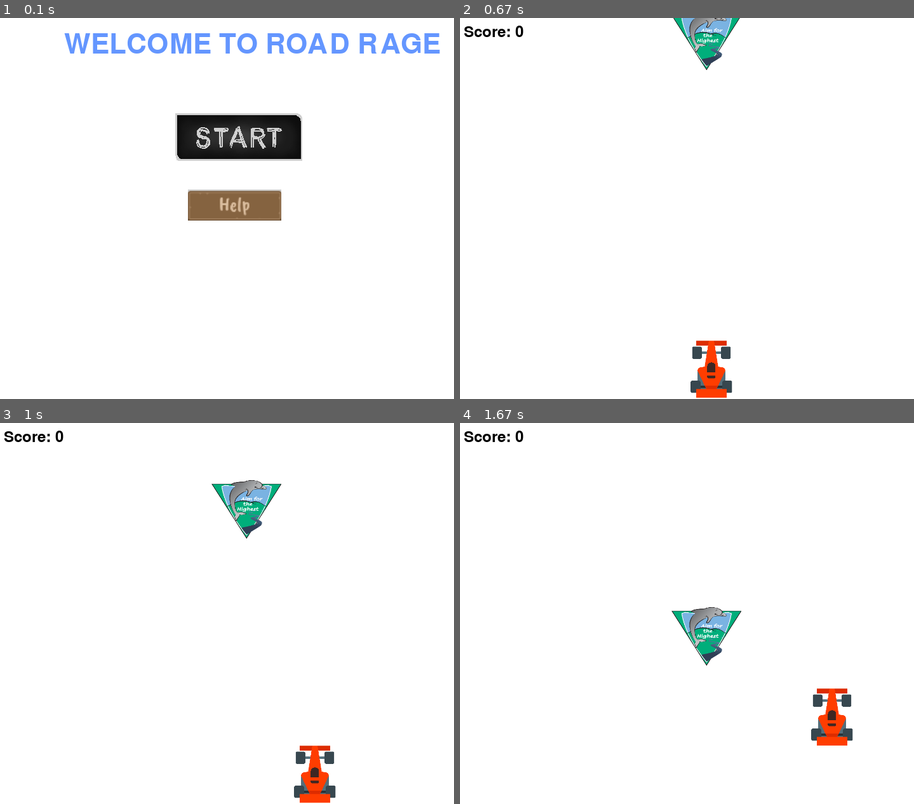
Above: before the commit, frames 1-4 (two rows, left to right).
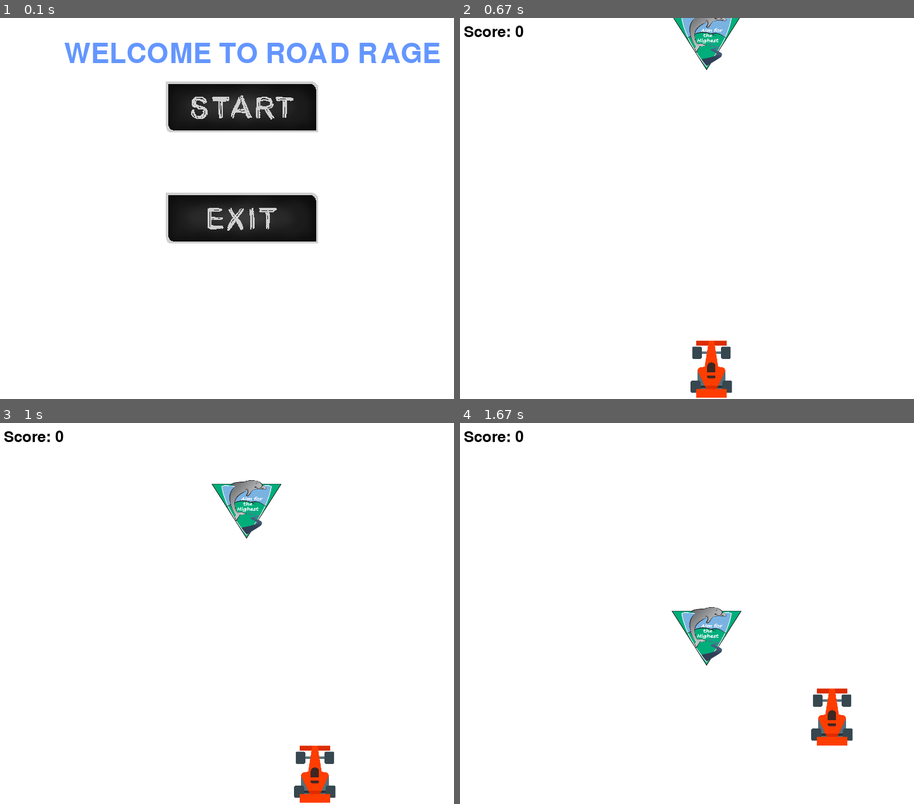
Above: after the commit, the same moments.

Repository: NicoVDT/SDD-AT3
Game: pygame game, started from python game/car game.py
The game is run twice, just before and just after one commit, with the same random seed, the same clock (stepped at 60 frames per second) and the same inputs.
Inputs (mouse positions are in pixels of both pictures, inside the frame that each line leads up to):
- Up to frame 1 (0.1 s): no input
- Up to frame 2 (0.67 s): press the mouse at (700, 105) at 0.37 s; move the mouse to (732, 200) at 0.47 s; release the mouse at (759, 292) at 0.6 s
- Up to frame 3 (1 s): hold Right from 0.67 s (still down); move the mouse to (95, 556) at 0.7 s
- Up to frame 4 (1.67 s): release Right at 1.13 s; hold Up 1.17-1.47 s; hold Right from 1.5 s (still down)

The runs differ from the first frame. In frame 1, 13% of the frame differs, in the area x 14-97%, y 4-60%; in frame 2, nothing differs; in frame 3, nothing differs; in frame 4, nothing differs.

Commit message:
button changes on hover and buton

Diff:
--- a/python game/car game.py
+++ b/python game/car game.py
@@ -21,9 +21,12 @@
 clock = pygame.time.Clock()
 
 # Load the images
-help_button_image = pygame.image.load("helpbutton.png")
-start_game_button = pygame.image.load("Menu Buttons\Large Buttons\Large Buttons\Start Button.png")
-start_game_button_image = pygame.transform.scale(start_game_button, (200, 75))
+exit_button_image = pygame.image.load("Menu Buttons\Large Buttons\Large Buttons\Exit Button.png")
+
+start_game_hover = pygame.image.load("Menu Buttons\Large Buttons\Large Buttons\StartButtonhover.png")
+
+start_game_button_image = pygame.image.load("Menu Buttons\Large Buttons\Large Buttons\Start Button.png")
+
 car_image = pygame.image.load("car.png")
 car_width, car_height = car_image.get_rect().size
 carbomb_image = pygame.image.load("carbomb.png")
@@ -80,19 +83,45 @@
     pygame.mixer.music.play()
 
 class Button():
-    def __init__(self, x, y, image):
-        self.image = image
+    def __init__(self, x, y, image, scale):
+        width = image.get_width()
+        height = image.get_height()
+        self.scale = scale
+        self._image = pygame.transform.scale(image, (int(width * scale), int(height * scale)))
         self.rect = self.image.get_rect()
         self.rect.topleft = (x,y)
+        self.clicked = False
+    def image_set(self, image):
+        width = image.get_width()
+        height = image.get_height()
+        self._image = pygame.transform.scale(image, (int(width * self.scale), int(height * self.scale)))
+    def image_get(self):
+        return self._image
+    image = property(image_get, image_set)
 
     def draw(self):
         #draw button on screen
+        action = False
+
+        #get mouse postion
+        pos = pygame.mouse.get_pos()
+        #check mouse is over button and clicked
+
+        if self.rect.collidepoint(pos):
+            start_button.image = start_game_hover
+        else:
+            start_button.image = start_game_button_image
+            if pygame.mouse.get_pressed()[0] == 1 and self.clicked == False:
+                self.clicked = True
+                action = True
+        if pygame.mouse.get_pressed()[0] == 0:
+            self.clicked = False
         screen.blit(self.image, (self.rect.x, self.rect.y))
 
-start_button = Button(280, 150, start_game_button_image)
-help_button = Button(300, 270, help_button_image)
+        return action
+exit_button = Button(265, 275, exit_button_image, 0.4)
+start_button = Button(265, 100, start_game_button_image, 0.4)
 # Set the game loop
-colourcounter = 499
 running = True
 start_game = True
 while start_game:
@@ -101,20 +130,27 @@
         if event.type == pygame.QUIT:
             start_game = False
             running = False
-        if event.type == pygame.MOUSEBUTTONDOWN:
+        #if event.type == pygame.MOUSEBUTTONDOWN:
             start_game = False
 
     # Draw the screen
     start_game_font = pygame.font.Font(None, 65)
     screen.fill(white)
-    start_button.draw()
-    help_button.draw()
+
+
+    if start_button.draw():
+        exit()
+
+    if exit_button.draw():
+        start_game = False
+
+
 
     titletext = start_game_font.render(
         "WELCOME TO ROAD RAGE", True, (100, 150, 255))
 
 
-    screen.blit(titletext, (105, 20))
+    screen.blit(titletext, (105, 35))
     pygame.display.flip()
 
 
Binary file added: python game/Menu Buttons/Large Buttons/Large Buttons/StartButtonhover.png
